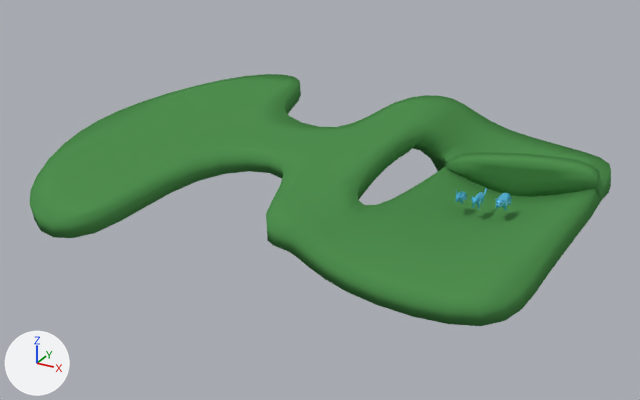
One commit to the Blender file art/animals.blend: the scene before it, then after it.
One viewpoint serves both versions: a 50 mm camera at (53.0, -166.6, 75.5) aimed at (-37.3, -2.3, -6.7). Arrows for +X, +Y and +Z are at lower left; the lights stay in place.

Names of what the first picture shows: 'Kitty', 'Level', 'PuppyMesh'.
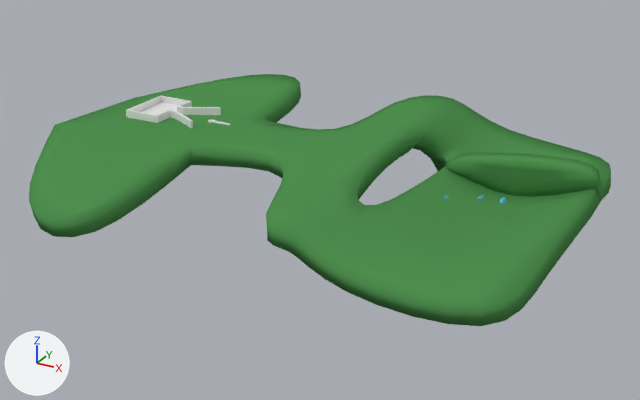
Pixel boxes (x1, y1, x2, y2) of what changed, in the pictures (640 x 400 px; the box of a moved part takes in the faces that stretch with it):
'Level', reshaped, shading changed
    both: (29, 74, 611, 326)
'Goal', added
    after: (126, 96, 231, 128)
'PartyZone', added
    after: (140, 102, 179, 115)
'PuppyMesh', rescaled
    before: (495, 193, 512, 211)
    after: (499, 197, 507, 205)
'Kitty', rescaled (65% narrower, 64% shorter)
    before: (471, 188, 487, 209)
    after: (478, 195, 483, 202)
part 1 of me_levelmesh, moved or reshaped
    before: (29, 74, 335, 238)
    after: (29, 74, 333, 237)
part 2 of me_levelmesh, shading changed
    both: (266, 95, 611, 326)

The change, as a diff of the scene's bpy script:
```diff
--- a/art/animals.blend.py
+++ b/art/animals.blend.py
@@ me_levelmesh @@
 me_levelmesh.from_pydata(...)  # 30 vertices, 15 faces; spans x -27.9..5.8, y -13.5..12.3, z -1.9..3.1
 # used by ob_level; location = (0.0, 0.0, -0.7); scale = (3.74, 3.74, 3.74)
-me_levelmesh.vertices[16].co = (-16.8, 3.4, 2.0)
-me_levelmesh.vertices[17].co = (-17.4, -3.7, 1.1)
-me_levelmesh.vertices[20].co = (-22.6, 3.6, 1.8)
-me_levelmesh.vertices[21].co = (-23.2, -3.5, 0.9)
-me_levelmesh.vertices[26].co = (-27.3, 2.8, 1.2)
-me_levelmesh.vertices[27].co = (-27.9, -4.3, 0.3)
+# me_levelmesh part 1
+me_levelmesh.vertices[16].co = (-16.8, 3.4, 1.4)
+me_levelmesh.vertices[17].co = (-17.4, -3.7, 1.4)
+me_levelmesh.vertices[20].co = (-22.6, 3.6, 1.4)
+me_levelmesh.vertices[21].co = (-23.2, -3.5, 1.4)
+me_levelmesh.vertices[26].co = (-27.3, 2.8, 1.4)
+me_levelmesh.vertices[27].co = (-27.9, -4.3, 1.4)
+# me_levelmesh part 2: creased or bevel-weighted edges go from 0 to 5
 me_levelmesh.materials.append(mat_material_001)
@@ me_cube @@
+me_cube.from_pydata([(-5.0, 2.1, -1.0), (-5.0, 2.1, 1.0), (5.0, 0.3, -0.5), (3.1, 6.4, -1.0), (3.1, 6.4, 1.0), (-6.5, 2.1, -1.0), (-6.5, 2.1, 1.0), (-6.5, 7.1, -1.0), (10.1, 0.0, -0.5), (10.1, 0.4, -0.5), (-6.5, 7.1, 1.0), (-16.4, 7.1, -1.0), (-16.4, 0.0, -0.8), (-16.4, 0.0, 1.0), (-16.4, 7.1, 1.0), (3.7, 0.0, -0.5), (5.0, 1.2, -0.5)], [], [(6, 5, 7, 10), (0, 1, 4, 3), (10, 7, 11, 14), (1, 0, 5, 6), (12, 13, 14, 11), (9, 2, 16, 15, 8)])
@@ me_cube_004 @@
+me_cube_004.from_pydata(...)  # a box spanning x -1.0..1.0, y -1.0..1.0, z -1.0..1.0
@@ ob_kitty @@
 ob_kitty.location = (-0.5, 0.2, 0.5)
+ob_kitty.scale = (0.377, 0.377, 0.377)
 _m = ob_kitty.modifiers.new('Mirror', 'MIRROR')
@@ ob_puppymesh @@
 ob_puppymesh.location = (4.4, 1.2, 0.6)
+ob_puppymesh.scale = (0.448, 0.448, 0.448)
 _m = ob_puppymesh.modifiers.new('Mirror', 'MIRROR')
@@ ob_partyzone @@
+ob_partyzone = bpy.data.objects.new('PartyZone', me_cube_004)
+ob_partyzone.parent = ob_goal
+ob_partyzone.matrix_parent_inverse = Matrix(((1.0, 0.0, 0.0, 76.22), (0.0, 1.0, 0.0, -4.007), (0.0, 0.0, 1.0, -6.668), (0.0, 0.0, 0.0, 1.0)))
+ob_partyzone.location = (-87.51, 3.924, 5.094)
+ob_partyzone.scale = (4.49, 6.67, 1.0)
@@ ob_goal @@
+ob_goal = bpy.data.objects.new('Goal', me_cube)
+ob_goal.location = (-76.2, 4.0, 5.6)
+_m = ob_goal.modifiers.new('Mirror', 'MIRROR')
+_m.use_axis = (False, True, False)
+_m.use_clip = True
+_m = ob_goal.modifiers.new('Solidify', 'SOLIDIFY')
+_m.thickness = 0.73
```
